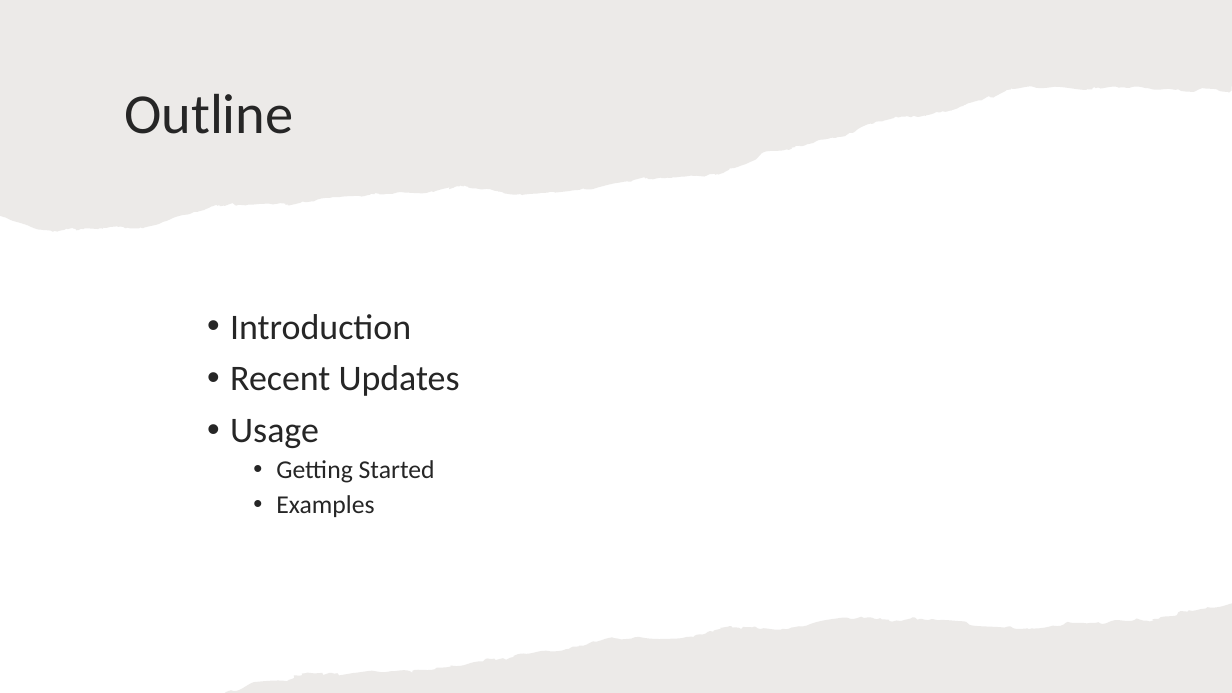
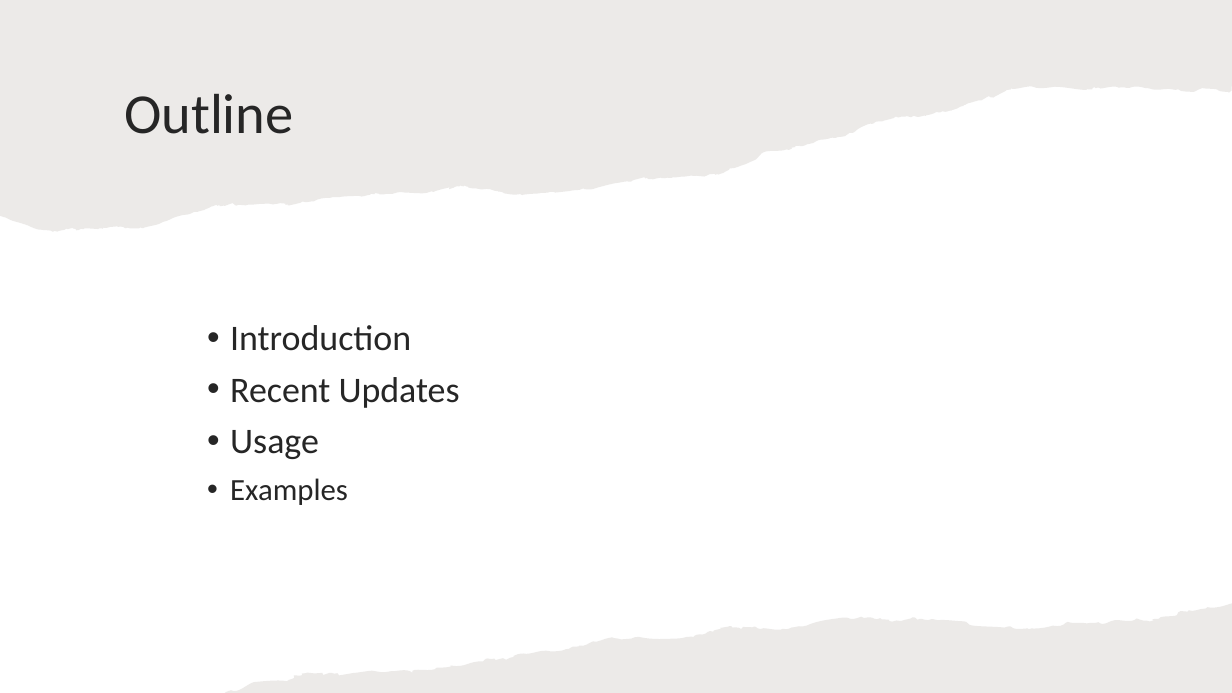
Before and after one commit to dinhkristine/animal-movement-lab, a slide deck: slide 2 of presentation/anipaths presentation.pptx. Drawn at 1232x693 pixels with LibreOffice and Linux fonts; fonts in the diff are those of the drawing. Boxes give left, top, right and bottom in pixels: in the first picture for what was removed or moved away, otherwise in the second. Text is boxed around its words. In the diff, an @@ line names an element or a change of style, - is before the commit and + after.

```diff
--- a/presentation/anipaths presentation.pptx
+++ b/presentation/anipaths presentation.pptx
@@ text at (230,478,348,505): size 20 to 24 pt in "Examples"; list level 2 to 1 in "Examples" @@
@@ text at (276,460,435,483): paragraph removed @@
-  • Getting Started
```
Also in this commit, not shown: 5 other slides changed.
